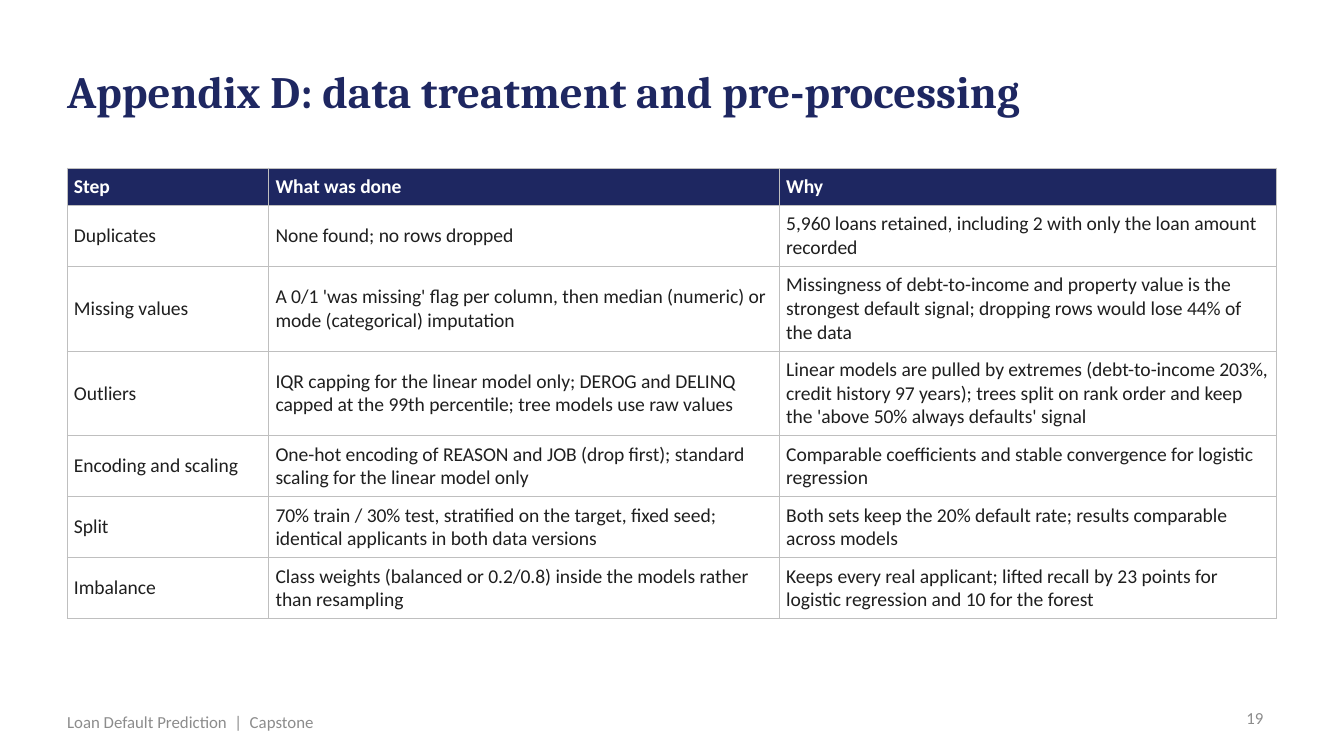
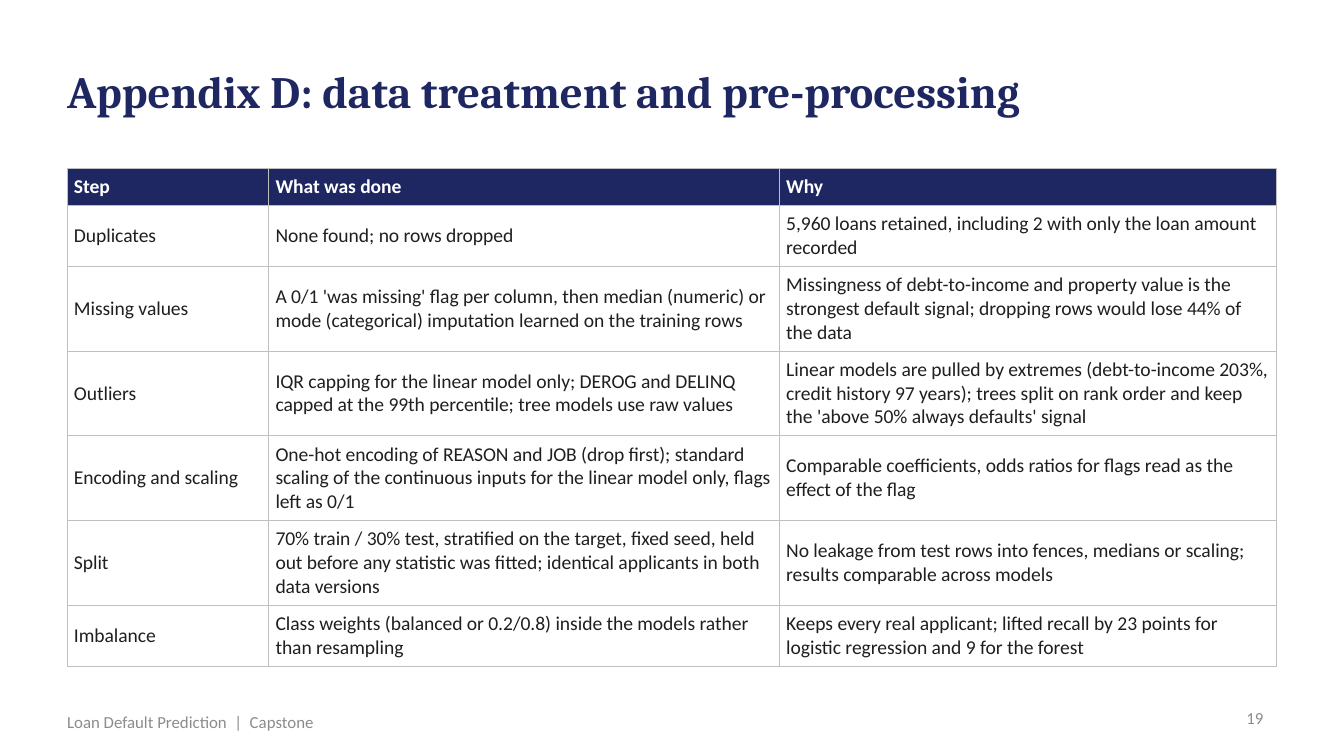
Before and after one commit to shubham1891/Personal-code, a slide deck: slide 19 of presentation/Loan_Default_Prediction_Presentation.pptx. Drawn at 1344x756 pixels with LibreOffice and Linux fonts; fonts in the diff are those of the drawing. Boxes give left, top, right and bottom in pixels: in the first picture for what was removed or moved away, otherwise in the second. Text is boxed around its words. In the diff, an @@ line names an element or a change of style, - is before the commit and + after.

```diff
--- a/presentation/Loan_Default_Prediction_Presentation.pptx
+++ b/presentation/Loan_Default_Prediction_Presentation.pptx
@@ table at <box>67,168,1277,662</box> @@
-row 3, column 2: A 0/1 'was missing' flag per column, then median (numeric) or mode (categorical) imputation
+row 3, column 2: A 0/1 'was missing' flag per column, then median (numeric) or mode (categorical) imputation learned on the training rows
-row 5, column 2: One-hot encoding of REASON and JOB (drop first); standard scaling for the linear model only
+row 5, column 2: One-hot encoding of REASON and JOB (drop first); standard scaling of the continuous inputs for the linear model only, flags left as 0/1
-row 5, column 3: Comparable coefficients and stable convergence for logistic regression
+row 5, column 3: Comparable coefficients, odds ratios for flags read as the effect of the flag
-row 6, column 2: 70% train / 30% test, stratified on the target, fixed seed; identical applicants in both data versions
+row 6, column 2: 70% train / 30% test, stratified on the target, fixed seed, held out before any statistic was fitted; identical applicants in both data versions
-row 6, column 3: Both sets keep the 20% default rate; results comparable across models
+row 6, column 3: No leakage from test rows into fences, medians or scaling; results comparable across models
-row 7, column 3: Keeps every real applicant; lifted recall by 23 points for logistic regression and 10 for the forest
+row 7, column 3: Keeps every real applicant; lifted recall by 23 points for logistic regression and 9 for the forest
```
Also in this commit, not shown: 13 other slides changed, 20 other files.
